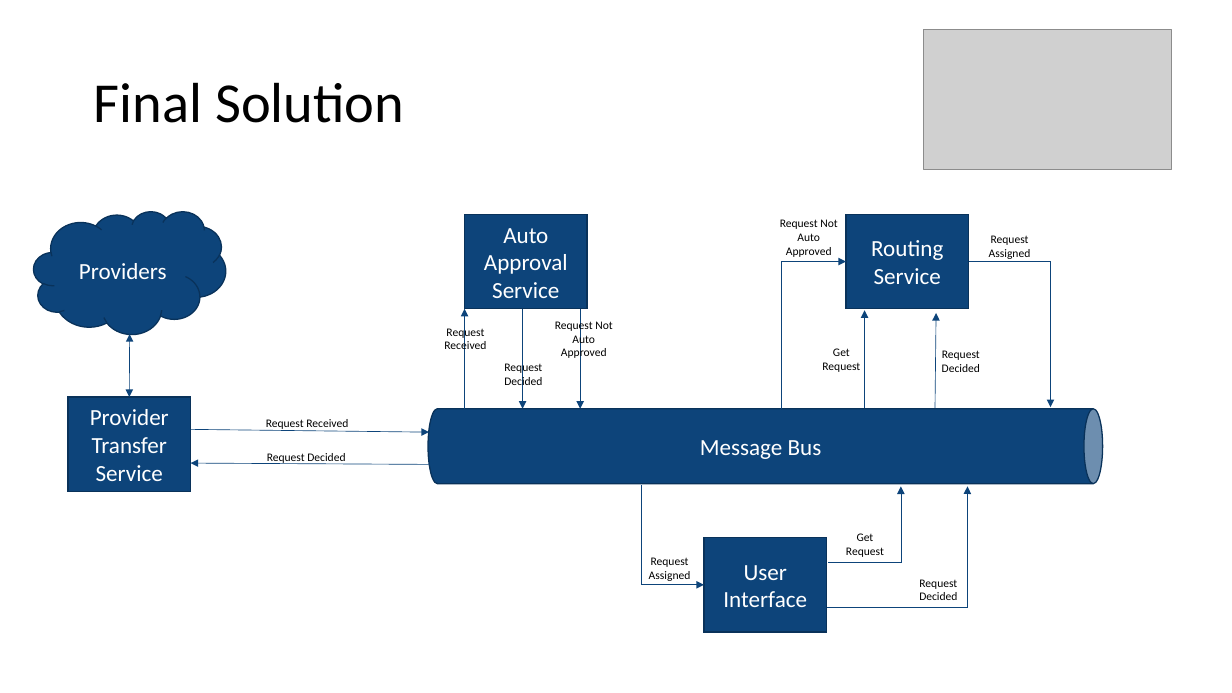
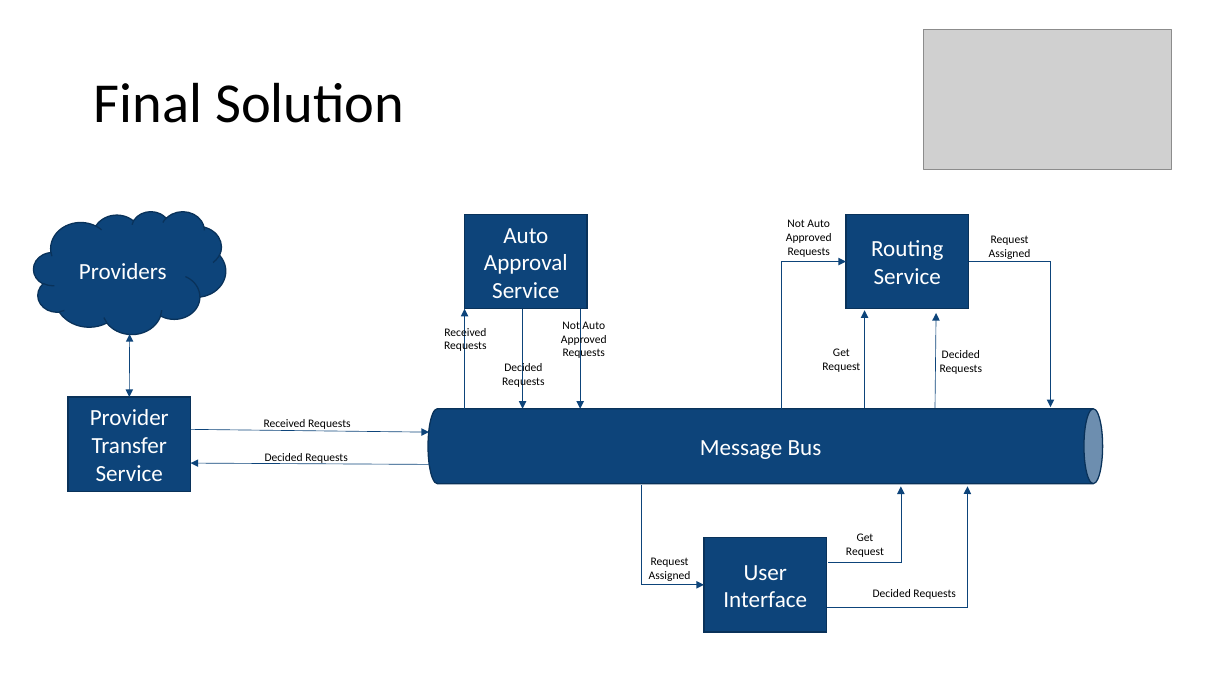
Before and after one commit to scottctr/EdaWorkshop, a slide deck: slide 27 of BusinessLogic/Docs/EdaWorkshop_Intro.pptx (slide 14 before the commit). Drawn at 1232x693 pixels with LibreOffice and Linux fonts; fonts in the diff are those of the drawing; grey boxes stand for pictures. Boxes give left, top, right and bottom in pixels: in the first picture for what was removed or moved away, otherwise in the second. Text is boxed around its words. In the diff, an @@ line names an element or a change of style, - is before the commit and + after.

```diff
--- a/BusinessLogic/Docs/EdaWorkshop_Intro.pptx
+++ b/BusinessLogic/Docs/EdaWorkshop_Intro.pptx
@@ text at (786,219,832,257): text changed @@
-Request Not Auto Approved
+Not Auto Approved Requests
@@ text at (444,326,486,353): text changed @@
-Request Received
+Received Requests
@@ text at (561,321,607,360): text changed @@
-Request Not Auto Approved
+Not Auto Approved Requests
@@ text at (940,350,982,374): text changed @@
-Request Decided
+Decided Requests
@@ text at (502,362,544,389): text changed @@
-Request Decided
+Decided Requests
@@ text at (264,419,351,431): text changed @@
-Request Received
+Received Requests
@@ text at (265,453,348,465): text changed @@
-Request Decided
+Decided Requests
@@ text at (873,589,956,599): text changed @@
-Request
-Decided
+Decided Requests
```
Also in this commit, not shown: 6 other slides changed, 15 slides added, 2 slides removed, 1 other file.
